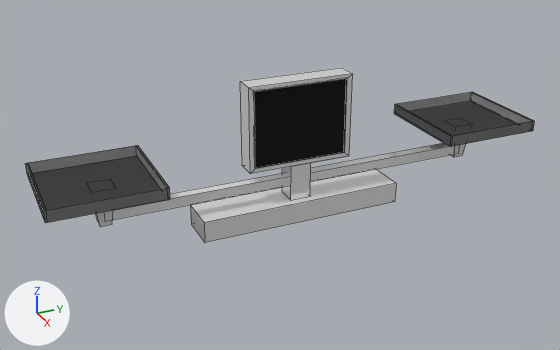
A saved change to the Blender file ModelosBlend/Planeta7.blend.
The view is the same before and after, from a 50 mm lens placed at (59.5, -28.4, 30.3), pointed at (-0.4, -1.5, 0.4). Every picture has the same lights, and +X, +Y and +Z are marked at lower left. Mesh edges are drawn as thin lines.

The first picture shows 'Barra', 'Pantalla', 'Platos'.
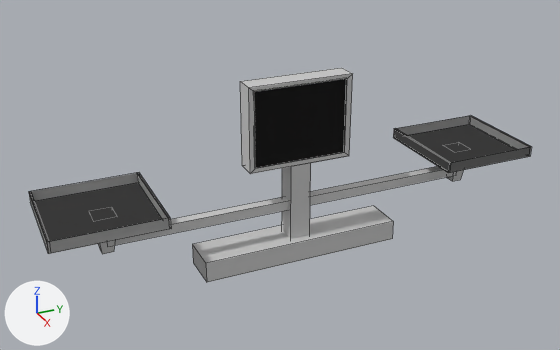
Location of each change, [x1, y1, x2, y2] in pixels of the pictures (560 x 350 px; the box of a moved part takes in the faces that stretch with it):
'Pantalla', reshaped (23% taller): before [190, 68, 396, 242]; after [192, 68, 393, 282]
'Platos', deleted: before [25, 92, 534, 227]
'Barra', recoloured, surface changed, moved: before [112, 143, 454, 220]; after [114, 166, 452, 246]
'PlatoD.001', added: after [29, 173, 171, 254]
'PlatoD', added: after [393, 115, 531, 181]
part 1 of me_cube_004, moved or reshaped: before [190, 169, 396, 242]; after [192, 206, 393, 282]
part 2 of me_cube_004, moved or reshaped: before [282, 163, 311, 200]; after [282, 163, 311, 239]

What the commit changed:
In material 'Platos' (mat_platos), metallic goes from 0.5 to 0.0.
Material 'Platos' (mat_platos) changes colour from white #ffffff to light grey #c7c7c7; in linear values from (1.0, 1.0, 1.0) to (0.568, 0.568, 0.568).
In material 'Platos' (mat_platos), roughness goes from 0.0 to 1.0.
me_cube_004 has 32 vertices, 27 faces and spans x -1.9..1.9, y -9.8..9.8, z -2.2..5.7.
me_cube_004 is used by ob_pantalla; location (0.0, 0.0, 0.0); scale (1.0, 1.0, 1.7).
Before the commit, vertices of me_cube_004: 0 (-1.0, -1.0, -1.0) at pixel (282, 191), 2 (-1.0, 1.0, -1.0), 4 (1.0, -1.0, -1.0) at pixel (290, 200), 6 (1.0, 1.0, -1.0) at pixel (310, 196).
me_cube_004 part 1: the loose piece of 8 vertices spanning x -1.9..1.9, y -9.8..9.8, z -2.2..-1.0 is moved by (0.0, 0.0, -2.4).
Part 2, on me_cube_004:
Vertices 0, 2, 4, 6 of me_cube_004 move by (0.0, 0.0, -2.9).
Mesh me_cube_002 is new.
It has 40 vertices, 33 faces and spans x -4.58..4.58, y -0.16..0.19, z -0.08..6.61.
It uses material mat_platos (light grey #c7c7c7).
Object 'Barra' (ob_barra) moves from (0.0, 0.0, 0.0) to (0.0, 0.0, -2.48).
Object 'Platos' (ob_platos) is deleted.
Object 'PlatoD.001' (ob_platod_001) is new; it shows me_cube_002.
Its parent is ob_barra.
Its matrix parent inverse is Matrix(((2.104, 0.0, 0.0, 0.0), (0.0, 0.0554, 0.0, 0.0), (0.0, 0.0, 2.104, 0.0), (0.0, 0.0, 0.0, 1.0))).
Its location is (0.0, -18.0, -1.0).
Its rotation in degrees is (0, 0, 180).
Its scale is (1.07, 28.4, 0.679).
Object 'PlatoD' (ob_platod) is new; it shows a copy of me_cube_002.
Its parent is ob_barra.
Its matrix parent inverse is Matrix(((2.104, 0.0, 0.0, 0.0), (0.0, 0.0554, 0.0, 0.0), (0.0, 0.0, 2.104, 0.0), (0.0, 0.0, 0.0, 1.0))).
Its location is (0.0, 18.0, -1.024).
Its scale is (1.07, 28.4, 0.679).
